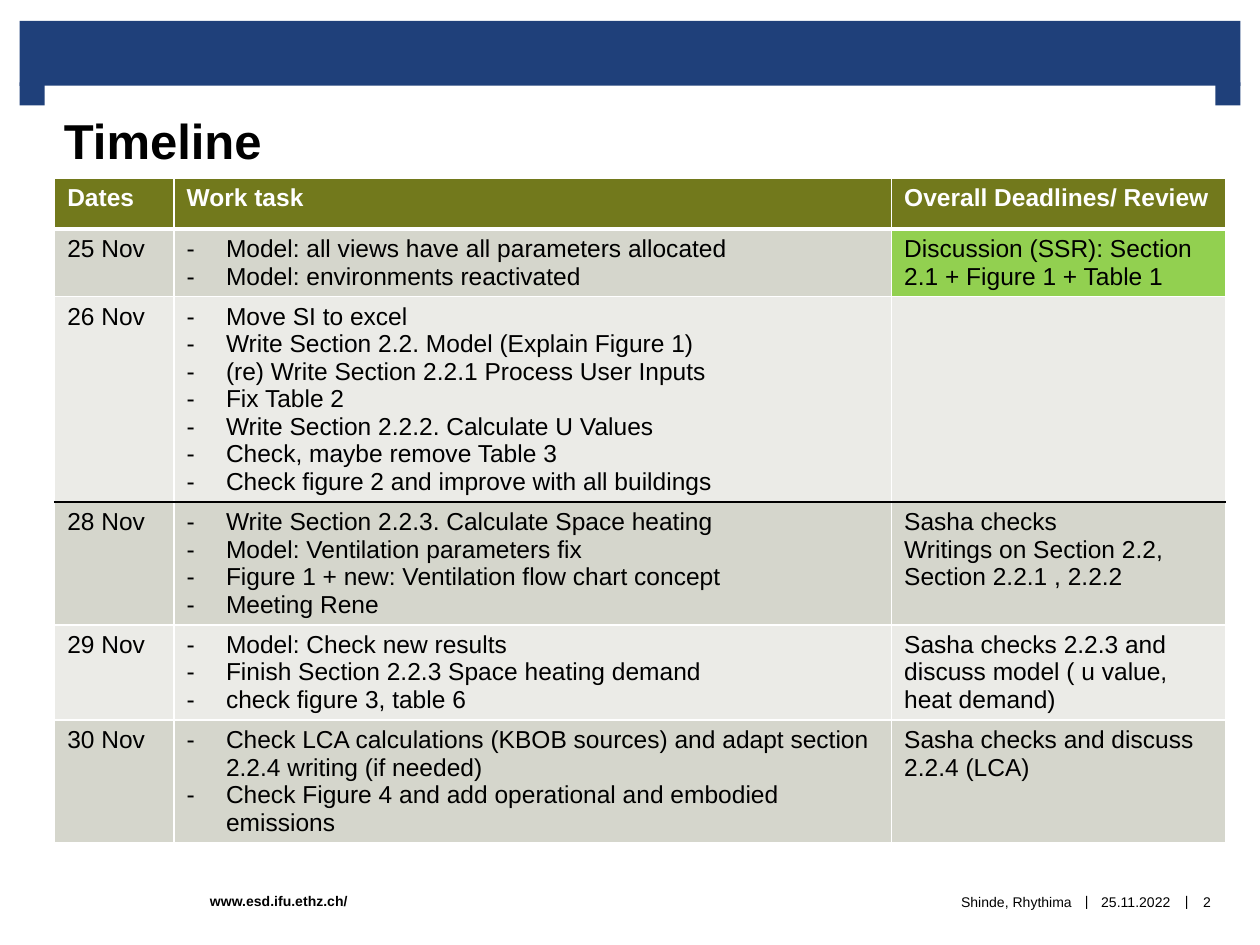
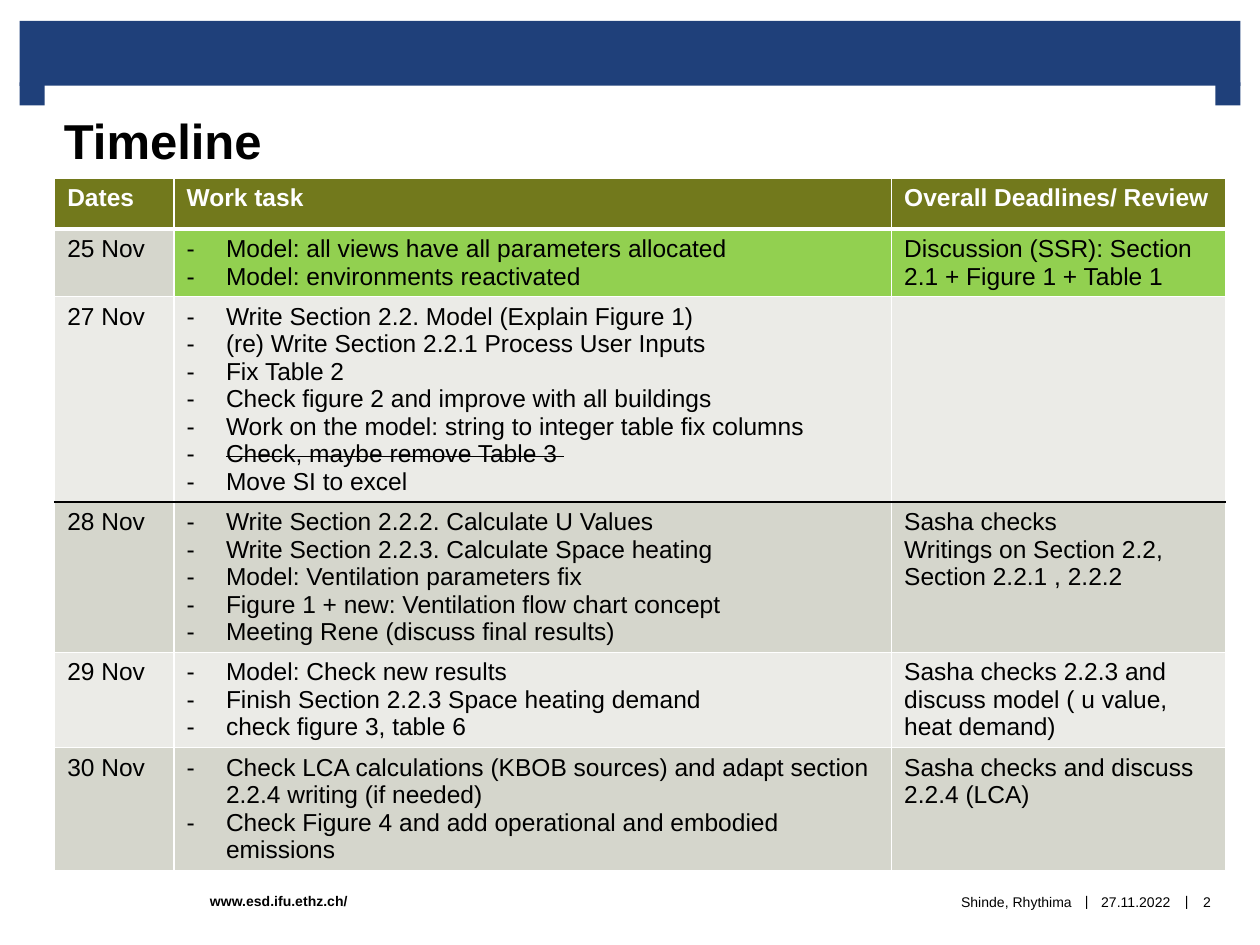
Before and after one commit to rhythimashinde/building-model, a slide deck: slide 2 of final/Discussion_paper.pptx. Drawn at 1260x945 pixels with LibreOffice and Linux fonts; fonts in the diff are those of the drawing; background and template pictures are left out. Boxes give left, top, right and bottom in pixels: in the first picture for what was removed or moved away, otherwise in the second. Text is boxed around its words. In the diff, an @@ line names an element or a change of style, - is before the commit and + after.

Commit message:
various changes (as per the timeline)

```diff
--- a/final/Discussion_paper.pptx
+++ b/final/Discussion_paper.pptx
@@ table at (54,178,1226,910) @@
-row 3, column 1: 26 Nov
+row 3, column 1: 27 Nov
-row 3, column 2: Move SI to excel / Write Section 2.2. Model (Explain Figure 1) / (re) Write Section 2.2.1 Process User Inputs / Fix Table 2 / Write Section 2.2.2. Calculate U Values / Check, maybe remove Table 3 / Check figure 2 and improve with all buildings
+row 3, column 2: Write Section 2.2. Model (Explain Figure 1) / (re) Write Section 2.2.1 Process User Inputs / Fix Table 2 / Check figure 2 and improve with all buildings / Work on the model: string to integer table fix columns / Check, maybe remove Table 3 / Move SI to excel
-row 4, column 2: Write Section 2.2.3. Calculate Space heating / Model: Ventilation parameters fix / Figure 1 + new: Ventilation flow chart concept / Meeting Rene
+row 4, column 2: Write Section 2.2.2. Calculate U Values / Write Section 2.2.3. Calculate Space heating / Model: Ventilation parameters fix / Figure 1 + new: Ventilation flow chart concept / Meeting Rene (discuss final results)
@@ fill #D5D7CD to #92D050 in row 2, column 2 @@
@@ text at (1101,897,1170,907): text changed @@
-25.11.2022
+27.11.2022
```
Also in this commit, not shown: 11 other slides changed, 35 other files.
